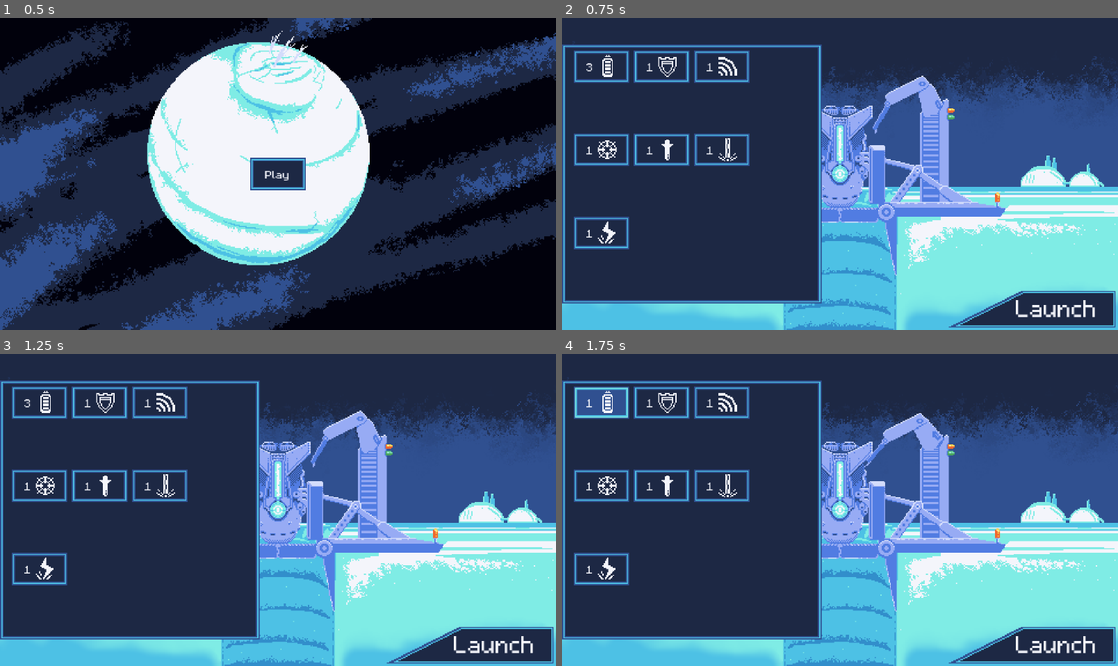
Above: before the commit, frames 1-4 (two rows, left to right).
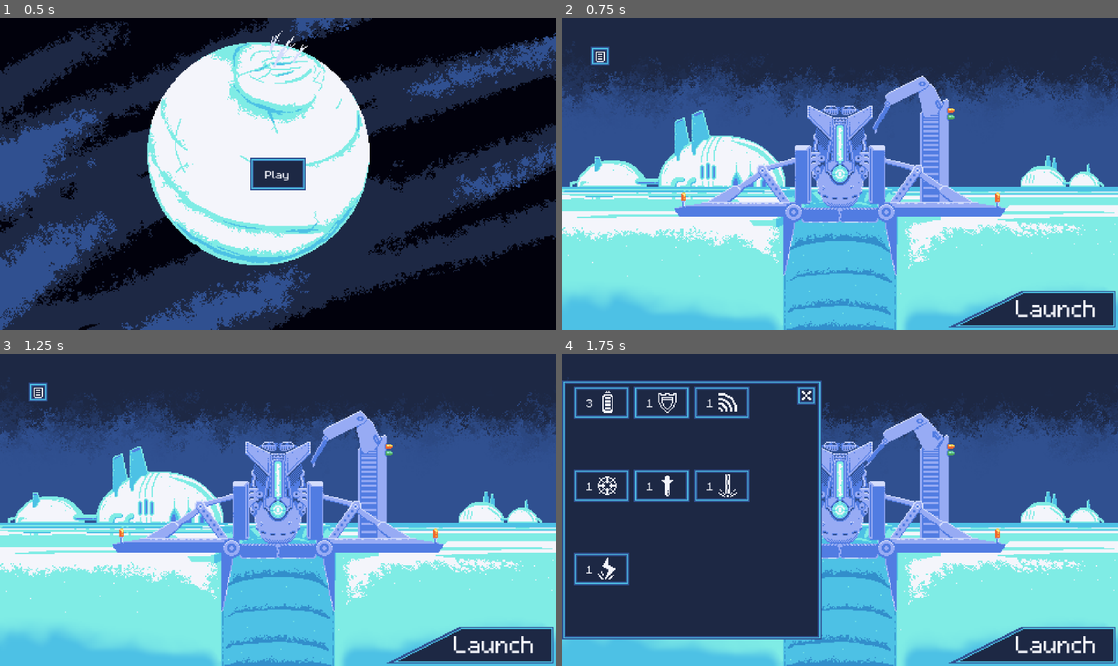
Above: after the commit, the same moments.

Repository: austingwatson/Depths
Game: Godot game, scene res://scenes/title_screen.tscn
The game is run twice, just before and just after one commit, with the same random seed, the same clock (stepped at 60 frames per second) and the same inputs.
Inputs (mouse positions are in pixels of both pictures, inside the frame that each line leads up to):
- Up to frame 1 (0.5 s): no input
- Up to frame 2 (0.75 s): click "Play" at 0.5 s
- Up to frame 3 (1.25 s): no input
- Up to frame 4 (1.75 s): click (600, 391) at 1.27 s

Frame 1 is identical in both runs. In frame 2, 34% of the frame differs, in the area x 0-47%, y 8-92%; in frame 3, 34%; in frame 4, 1.0%.

Commit message:
idk stuff

Diff:
--- a/scenes/basecamp.tscn
+++ b/scenes/basecamp.tscn
@@ -8,6 +8,7 @@
 [ext_resource type="Texture2D" uid="uid://c856mqgpegm55" path="res://assets/textures/level/repair_arm.png" id="4_nxq54"]
 [ext_resource type="Texture2D" uid="uid://cku7x63j1kd7m" path="res://assets/textures/level/dock_animation.png" id="5_cdnnk"]
 [ext_resource type="PackedScene" uid="uid://r21ikn6owpl5" path="res://scenes/ui/shop.tscn" id="8_cdnnk"]
+[ext_resource type="PackedScene" uid="uid://c1afp1kqvkk6j" path="res://scenes/ui/open_shop.tscn" id="9_f3dic"]
 
 [sub_resource type="AtlasTexture" id="AtlasTexture_f3dic"]
 atlas = ExtResource("4_nxq54")
@@ -217,7 +218,14 @@
 &"": SubResource("AnimationLibrary_koy8h")
 }
 
+[node name="OpenShop" parent="." instance=ExtResource("9_f3dic")]
+offset_left = 25.0
+offset_top = 25.0
+offset_right = 41.0
+offset_bottom = 41.0
+
 [node name="Shop" parent="." instance=ExtResource("8_cdnnk")]
+visible = false
 anchors_preset = 4
 anchor_left = 0.0
 anchor_right = 0.0
@@ -227,3 +235,4 @@
 
 [connection signal="pressed" from="VBoxContainer/Launch" to="." method="_on_launch_pressed"]
 [connection signal="animation_finished" from="AnimationPlayer" to="." method="_on_animation_player_animation_finished"]
+[connection signal="pressed" from="OpenShop" to="." method="_on_open_shop_pressed"]
--- a/scenes/entity/actor/floater.tscn
+++ b/scenes/entity/actor/floater.tscn
@@ -67,7 +67,8 @@
 acceleration = 5.0
 deceleration = 500.0
 
-[node name="FishSprite" parent="." instance=ExtResource("3_dt2mo")]
+[node name="FishSprite" parent="." node_paths=PackedStringArray("entity") instance=ExtResource("3_dt2mo")]
+entity = NodePath("..")
 base_animation = SubResource("SpriteFrames_bhvvh")
 outline_animation = SubResource("SpriteFrames_gnq8u")
 eye_animation = SubResource("SpriteFrames_7dvyh")
--- a/scenes/entity/actor/hunter_fish.tscn
+++ b/scenes/entity/actor/hunter_fish.tscn
@@ -74,7 +74,8 @@
 deceleration = 300.0
 rotation_speed = 1.0
 
-[node name="FishSprite" parent="." instance=ExtResource("3_mrtdc")]
+[node name="FishSprite" parent="." node_paths=PackedStringArray("entity") instance=ExtResource("3_mrtdc")]
+entity = NodePath("..")
 base_animation = SubResource("SpriteFrames_fjt5v")
 outline_animation = SubResource("SpriteFrames_ymxha")
 eye_animation = SubResource("SpriteFrames_sdfgv")
--- a/scenes/entity/actor/player.tscn
+++ b/scenes/entity/actor/player.tscn
@@ -129,7 +129,8 @@
 [node name="Flicker" type="Timer" parent="."]
 wait_time = 0.25
 
-[node name="Sonar" parent="." instance=ExtResource("11_eybgf")]
+[node name="Sonar" parent="." node_paths=PackedStringArray("entity") instance=ExtResource("11_eybgf")]
+entity = NodePath("..")
 max_radius = 1000.0
 duration = 5.0
 
--- a/scenes/entity/actor/urchin.tscn
+++ b/scenes/entity/actor/urchin.tscn
@@ -138,7 +138,8 @@
 acceleration = 5.0
 deceleration = 500.0
 
-[node name="FishSprite" parent="." instance=ExtResource("3_qwgpp")]
+[node name="FishSprite" parent="." node_paths=PackedStringArray("entity") instance=ExtResource("3_qwgpp")]
+entity = NodePath("..")
 base_animation = SubResource("SpriteFrames_2y608")
 outline_animation = SubResource("SpriteFrames_ijtj0")
 eye_animation = SubResource("SpriteFrames_stgjh")
--- /dev/null
+++ b/scenes/entity/projectile/arrow.tscn
@@ -0,0 +1,18 @@
+[gd_scene load_steps=4 format=3 uid="uid://b6qsh1ogj6skj"]
+
+[ext_resource type="Texture2D" uid="uid://qq6n2y0wj6b4" path="res://assets/textures/ui/ui_sheet.png" id="1_cum7k"]
+[ext_resource type="Script" uid="uid://c26nuo4laqaod" path="res://scripts/entity/projectile/arrow.gd" id="2_5q7jp"]
+
+[sub_resource type="AtlasTexture" id="AtlasTexture_5q7jp"]
+atlas = ExtResource("1_cum7k")
+region = Rect2(64, 352, 16, 16)
+
+[node name="Arrow" type="Sprite2D"]
+texture = SubResource("AtlasTexture_5q7jp")
+script = ExtResource("2_5q7jp")
+
+[node name="Timer" type="Timer" parent="."]
+one_shot = true
+autostart = true
+
+[connection signal="timeout" from="Timer" to="." method="_on_timer_timeout"]
--- /dev/null
+++ b/scenes/ui/open_shop.tscn
@@ -0,0 +1,32 @@
+[gd_scene load_steps=6 format=3 uid="uid://c1afp1kqvkk6j"]
+
+[ext_resource type="Texture2D" uid="uid://qq6n2y0wj6b4" path="res://assets/textures/ui/ui_sheet.png" id="1_ypyc8"]
+
+[sub_resource type="AtlasTexture" id="AtlasTexture_irmoc"]
+atlas = ExtResource("1_ypyc8")
+region = Rect2(0, 352, 16, 16)
+
+[sub_resource type="AtlasTexture" id="AtlasTexture_no7o1"]
+atlas = ExtResource("1_ypyc8")
+region = Rect2(32, 352, 16, 16)
+
+[sub_resource type="AtlasTexture" id="AtlasTexture_cbxp7"]
+atlas = ExtResource("1_ypyc8")
+region = Rect2(16, 352, 16, 16)
+
+[sub_resource type="AtlasTexture" id="AtlasTexture_f5ejq"]
+atlas = ExtResource("1_ypyc8")
+region = Rect2(96, 352, 16, 16)
+
+[node name="OpenShop" type="TextureButton"]
+offset_right = 16.0
+offset_bottom = 16.0
+texture_normal = SubResource("AtlasTexture_irmoc")
+texture_pressed = SubResource("AtlasTexture_no7o1")
+texture_hover = SubResource("AtlasTexture_cbxp7")
+
+[node name="Icon" type="TextureRect" parent="."]
+layout_mode = 0
+offset_right = 16.0
+offset_bottom = 16.0
+texture = SubResource("AtlasTexture_f5ejq")
--- a/scenes/ui/shop.tscn
+++ b/scenes/ui/shop.tscn
@@ -35,6 +35,22 @@
 [sub_resource type="AtlasTexture" id="AtlasTexture_xk8hd"]
 atlas = ExtResource("2_8v20v")
 region = Rect2(224, 368, 16, 32)
+
+[sub_resource type="AtlasTexture" id="AtlasTexture_2nbll"]
+atlas = ExtResource("2_8v20v")
+region = Rect2(0, 352, 16, 16)
+
+[sub_resource type="AtlasTexture" id="AtlasTexture_lkr0s"]
+atlas = ExtResource("2_8v20v")
+region = Rect2(32, 352, 16, 16)
+
+[sub_resource type="AtlasTexture" id="AtlasTexture_ovlah"]
+atlas = ExtResource("2_8v20v")
+region = Rect2(16, 352, 16, 16)
+
+[sub_resource type="AtlasTexture" id="AtlasTexture_48xco"]
+atlas = ExtResource("2_8v20v")
+region = Rect2(48, 352, 16, 16)
 
 [node name="Shop" type="CenterContainer"]
 anchors_preset = 8
@@ -113,5 +129,27 @@
 tool_tip_strings = Array[String](["shock", "shock_range"])
 icon_texture = SubResource("AtlasTexture_xk8hd")
 
-[node name="TestLabel" type="Label" parent="."]
-layout_mode = 2
+[node name="Close" type="TextureButton" parent="Background"]
+layout_mode = 1
+anchors_preset = 1
+anchor_left = 1.0
+anchor_right = 1.0
+offset_left = -21.0
+offset_top = 5.0
+offset_right = -5.0
+offset_bottom = 21.0
+grow_horizontal = 0
+texture_normal = SubResource("AtlasTexture_2nbll")
+texture_pressed = SubResource("AtlasTexture_lkr0s")
+texture_hover = SubResource("AtlasTexture_ovlah")
+
+[node name="Icon" type="TextureRect" parent="Background/Close"]
+layout_mode = 1
+anchors_preset = 15
+anchor_right = 1.0
+anchor_bottom = 1.0
+grow_horizontal = 2
+grow_vertical = 2
+texture = SubResource("AtlasTexture_48xco")
+
+[connection signal="pressed" from="Background/Close" to="." method="_on_close_pressed"]
--- a/scripts/basecamp.gd
+++ b/scripts/basecamp.gd
@@ -4,6 +4,7 @@
 @onready var sky := $Sky
 @onready var arm := $Arm
 @onready var animation_player := $AnimationPlayer
+@onready var shop := $Shop
 var player_stats: PermStats = EntityManager.player_stats
 
 
@@ -25,3 +26,7 @@
 func _on_animation_player_animation_finished(anim_name: StringName) -> void:
 	if anim_name == "launch":
 		get_tree().change_scene_to_file("res://scenes/game.tscn")
+
+
+func _on_open_shop_pressed() -> void:
+	shop.visible = true
--- a/scripts/component/fish_sprite.gd
+++ b/scripts/component/fish_sprite.gd
@@ -1,6 +1,7 @@
 class_name FishSprite
 extends Node2D
 
+@export var entity: Node2D
 @export var base_animation: SpriteFrames
 @export var outline_animation: SpriteFrames
 @export var eye_animation: SpriteFrames
@@ -34,11 +35,11 @@
 	on_screen = false
 
 
-func pinged() -> void:
+func pinged(global_position: Vector2) -> void:
 	if on_screen:
 		outline.visible = true
 	else:
-		print("show arrow")
+		ProjectileManager.add_arrow(global_position, entity.global_position)
 	pinged_timer.start()
 
 
--- a/scripts/component/hurt_box.gd
+++ b/scripts/component/hurt_box.gd
@@ -4,7 +4,7 @@
 signal hurt(max_health: int, health: int)
 signal healed(max_health: int, health: int)
 signal dead
-signal pinged
+signal pinged(global_position: Vector2)
 
 @export var entity: Node2D
 @export var infinite_health := false
@@ -32,5 +32,5 @@
 	healed.emit(max_health, health)
 
 
-func ping() -> void:
-	pinged.emit()
+func ping(global_position: Vector2) -> void:
+	pinged.emit(global_position)
--- a/scripts/component/sonar.gd
+++ b/scripts/component/sonar.gd
@@ -1,6 +1,7 @@
 class_name Sonar
 extends Area2D
 
+@export var entity: Node2D
 @export var max_radius := 0.0
 @export var duration := 0.0
 @onready var collision_shape := $CollisionShape2D
@@ -17,4 +18,4 @@
 
 func _on_area_entered(area: Area2D) -> void:
 	if area is HurtBox:
-		area.ping()
+		area.ping(entity.global_position)
--- a/scripts/entity/actor/floater.gd
+++ b/scripts/entity/actor/floater.gd
@@ -23,5 +23,5 @@
 	queue_free()
 
 
-func _on_hurt_box_pinged() -> void:
-	fish_sprite.pinged()
+func _on_hurt_box_pinged(global_position: Vector2) -> void:
+	fish_sprite.pinged(global_position)
--- a/scripts/entity/actor/hunter_fish.gd
+++ b/scripts/entity/actor/hunter_fish.gd
@@ -54,8 +54,8 @@
 	queue_free()
 
 
-func _on_hurt_box_pinged() -> void:
-	fish_sprite.pinged()
+func _on_hurt_box_pinged(global_position: Vector2) -> void:
+	fish_sprite.pinged(global_position)
 
 
 func _on_detection_detected(entity: Node2D) -> void:
--- a/scripts/entity/actor/urchin.gd
+++ b/scripts/entity/actor/urchin.gd
@@ -30,5 +30,5 @@
 		fish_sprite.show_eyes()
 
 
-func _on_hurt_box_pinged() -> void:
-	fish_sprite.pinged()
+func _on_hurt_box_pinged(global_position: Vector2) -> void:
+	fish_sprite.pinged(global_position)
--- /dev/null
+++ b/scripts/entity/projectile/arrow.gd
@@ -0,0 +1,5 @@
+extends Sprite2D
+
+
+func _on_timer_timeout() -> void:
+	queue_free()
--- a/scripts/global/projectile_manager.gd
+++ b/scripts/global/projectile_manager.gd
@@ -1,6 +1,7 @@
 extends Node
 
 const torpedo_scene := preload("res://scenes/entity/projectile/torpedo.tscn")
+const arrow_scene := preload("res://scenes/entity/projectile/arrow.tscn")
 @export_flags_2d_physics var friendly_layer: int
 @export_flags_2d_physics var friendly_mask: int
 
@@ -8,3 +9,12 @@
 	var torpedo := torpedo_scene.instantiate()
 	add_child(torpedo)
 	torpedo.init(global_position, target_position, rotation, friendly_layer, friendly_mask, damage)
+
+
+func add_arrow(global_position: Vector2, target_position: Vector2) -> void:
+	var arrow := arrow_scene.instantiate()
+	add_child(arrow)
+	arrow.global_position = global_position
+	arrow.look_at(target_position)
+	arrow.rotation_degrees -= 90
+	arrow.global_position += arrow.global_position.direction_to(target_position) * 100.0
--- a/scripts/ui/shop.gd
+++ b/scripts/ui/shop.gd
@@ -2,5 +2,5 @@
 extends Control
 
 
-func _ready() -> void:
-	$TestLabel.queue_free()
+func _on_close_pressed() -> void:
+	visible = false
Not shown: 1 places in scenes/basecamp.tscn that only renumber resources
Not shown: 1 places in scenes/ui/shop.tscn that only renumber resources
Not shown, added: scripts/entity/projectile/arrow.gd.uid
